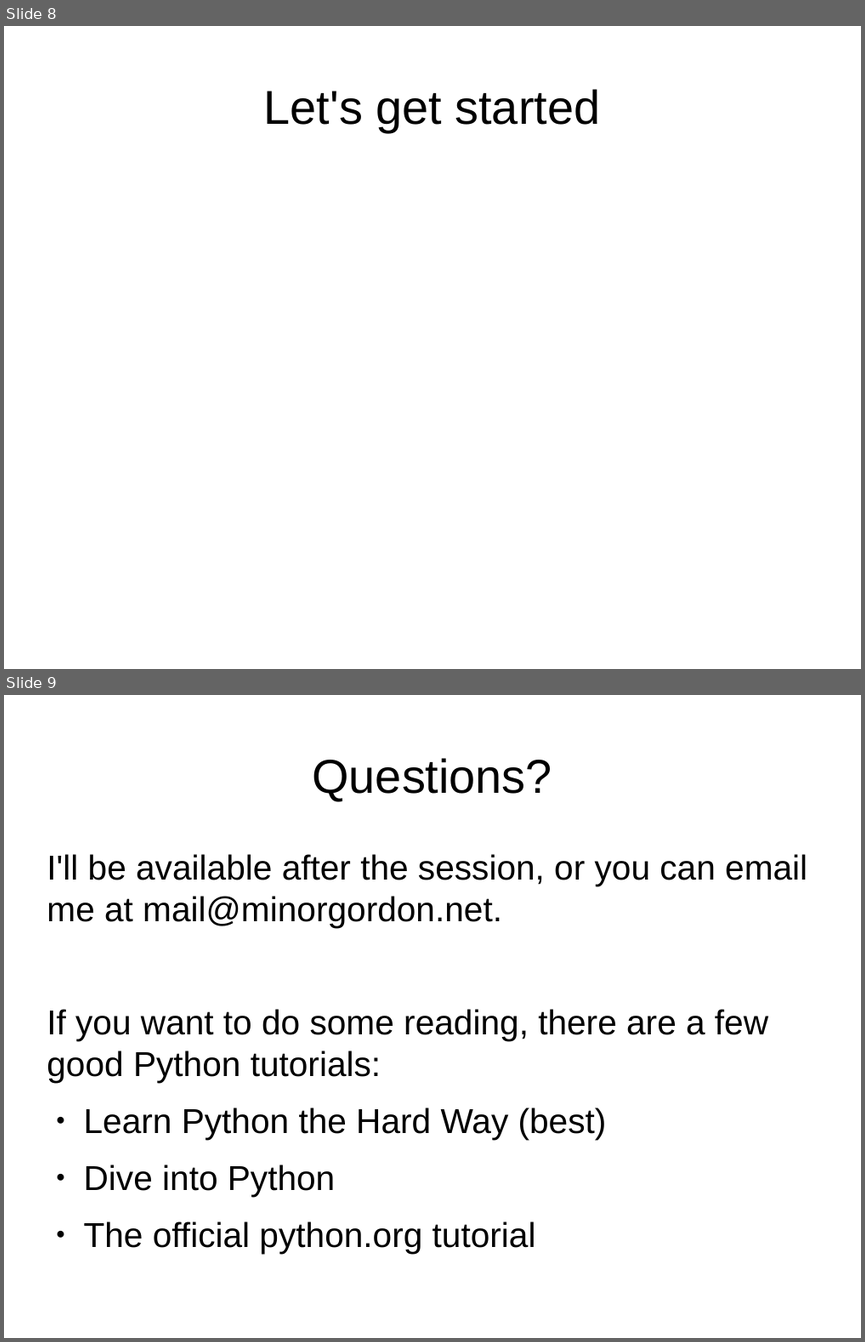
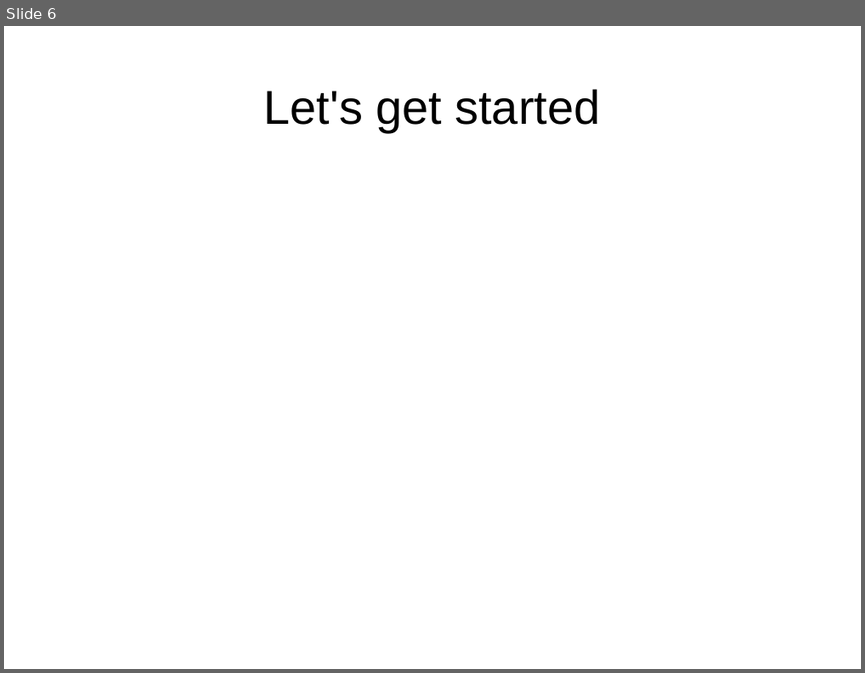
Before and after one commit to chxy/python, a slide deck: 00_intro.odp. Shown one above the other, each under a label of ours: slides 8 and 9 before the commit, slide 6 after it. The pictures are 865x1342 and 865x673 pixels, drawn with LibreOffice and Linux fonts; fonts in the diff are those of the drawing. Boxes give left, top, right and bottom in pixels: in the first picture for what was removed or moved away, otherwise in the second. Text is boxed around its words. In the diff, an @@ line names an element or a change of style, - is before the commit and + after.

```diff
--- a/00_intro.odp
+++ b/00_intro.odp
@@ slide 9 removed at <box>4,695,861,1338</box>, background #FFFFFF @@
@@ title removed at <box>312,758,551,801</box> @@
-Questions?
@@ text removed at <box>46,854,807,1253</box> @@
-I'll be available after the session, or you can email me at mail@minorgordon.net.
-If you want to do some reading, there are a few good Python tutorials:
-● Learn Python the Hard Way (best)
-● Dive into Python
-● The official python.org tutorial
@@ what was slide 8 is now slide 6 @@
```
Also in this commit, not shown: 2 slides changed, 2 other slides removed.
